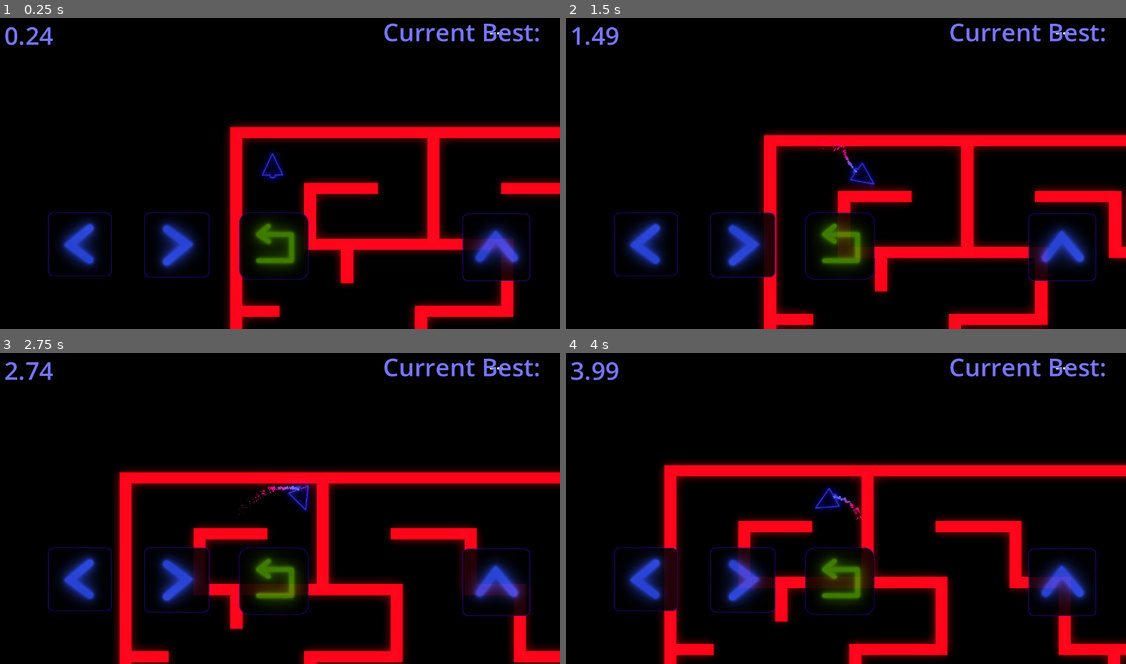
Above: before the commit, frames 1-4 (two rows, left to right).
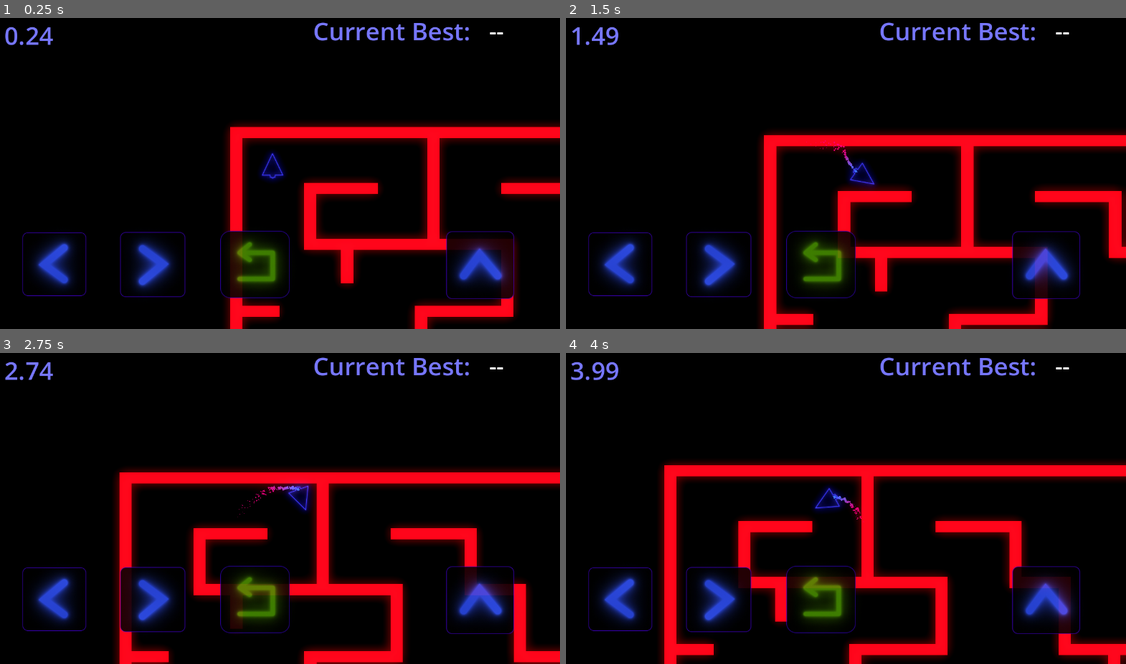
Above: after the commit, the same moments.

Repository: FENETMULER/Boosted
Game: Godot game, scene res://scenes/main.tscn
Two runs of this game, one before a commit and one after it. Both use one fixed random seed, a clock stepped at 60 frames per second and the inputs below.
Inputs:
- Up to frame 1 (0.25 s): no input
- Up to frame 2 (1.5 s): hold Right (rotate_right) 0.53-1.28 s; hold Up (boost) 0.53-1.28 s; hold Left (rotate_left) from 1.28 s (still down); tap Up (boost) at 1.35 s
- Up to frame 3 (2.75 s): release Left (rotate_left) at 2.03 s; hold Right (rotate_right) from 2.03 s (still down); hold Up (boost) from 2.03 s (still down)
- Up to frame 4 (4 s): release Up (boost) at 2.78 s; tap Up (boost) at 2.85 s; release Right (rotate_right) at 3.53 s; hold Left (rotate_left) from 3.53 s (still down); hold Up (boost) from 3.53 s (still down)

The runs differ from the first frame. In frame 1, 9.3% of the frame differs, in the area x 3-97%, y 1-91%; in frame 2, 9.3%; in frame 3, 10%; in frame 4, 9.9%.

Commit message:
Reposition controls

Diff:
--- a/scenes/main.tscn
+++ b/scenes/main.tscn
@@ -109,10 +109,10 @@
 anchors_preset = 1
 anchor_left = 1.0
 anchor_right = 1.0
-offset_left = -395.0
-offset_top = 17.0
-offset_right = -28.0
-offset_bottom = 100.0
+offset_left = -551.0
+offset_top = 15.0
+offset_right = -184.0
+offset_bottom = 98.0
 grow_horizontal = 0
 text = "Current Best: "
 label_settings = SubResource("LabelSettings_fqof6")
@@ -122,10 +122,10 @@
 anchors_preset = 2
 anchor_top = 1.0
 anchor_bottom = 1.0
-offset_left = 190.0
-offset_top = -211.0
-offset_right = 230.0
-offset_bottom = -171.0
+offset_left = 133.0
+offset_top = -167.0
+offset_right = 173.0
+offset_bottom = -127.0
 grow_vertical = 0
 
 [node name="LeftButton" type="TouchScreenButton" parent="CanvasLayer/LeftButtonContainer"]
@@ -136,32 +136,15 @@
 passby_press = true
 action = "rotate_left"
 
-[node name="RestartButtonContainer" type="Control" parent="CanvasLayer"]
+[node name="RightButtonContainer" type="Control" parent="CanvasLayer"]
 layout_mode = 3
 anchors_preset = 2
 anchor_top = 1.0
 anchor_bottom = 1.0
-offset_left = 615.0
-offset_top = -215.0
-offset_right = 655.0
-offset_bottom = -175.0
-grow_vertical = 0
-
-[node name="RestartButton" type="TouchScreenButton" parent="CanvasLayer/RestartButtonContainer"]
-modulate = Color(1, 1, 1, 0.862745)
-position = Vector2(-69, -75)
-scale = Vector2(1.13017, 1.09583)
-texture_normal = ExtResource("8_gjf5c")
-
-[node name="RightButtonContainer" type="Control" parent="CanvasLayer"]
-layout_mode = 3
-anchors_preset = 2
-anchor_top = 1.0
-anchor_bottom = 1.0
-offset_left = 407.0
-offset_top = -217.0
-offset_right = 447.0
-offset_bottom = -177.0
+offset_left = 353.0
+offset_top = -173.0
+offset_right = 393.0
+offset_bottom = -133.0
 grow_vertical = 0
 
 [node name="RightButton" type="TouchScreenButton" parent="CanvasLayer/RightButtonContainer"]
@@ -172,6 +155,23 @@
 passby_press = true
 action = "rotate_right"
 
+[node name="RestartButtonContainer" type="Control" parent="CanvasLayer"]
+layout_mode = 3
+anchors_preset = 2
+anchor_top = 1.0
+anchor_bottom = 1.0
+offset_left = 573.0
+offset_top = -174.0
+offset_right = 613.0
+offset_bottom = -134.0
+grow_vertical = 0
+
+[node name="RestartButton" type="TouchScreenButton" parent="CanvasLayer/RestartButtonContainer"]
+modulate = Color(1, 1, 1, 0.862745)
+position = Vector2(-69, -75)
+scale = Vector2(1.13017, 1.09583)
+texture_normal = ExtResource("8_gjf5c")
+
 [node name="UpButtonContainer" type="Control" parent="CanvasLayer"]
 layout_mode = 3
 anchors_preset = 3
@@ -179,10 +179,10 @@
 anchor_top = 1.0
 anchor_right = 1.0
 anchor_bottom = 1.0
-offset_left = -160.0
-offset_top = -214.0
-offset_right = -120.0
-offset_bottom = -174.0
+offset_left = -196.0
+offset_top = -174.0
+offset_right = -156.0
+offset_bottom = -134.0
 grow_horizontal = 0
 grow_vertical = 0
 
